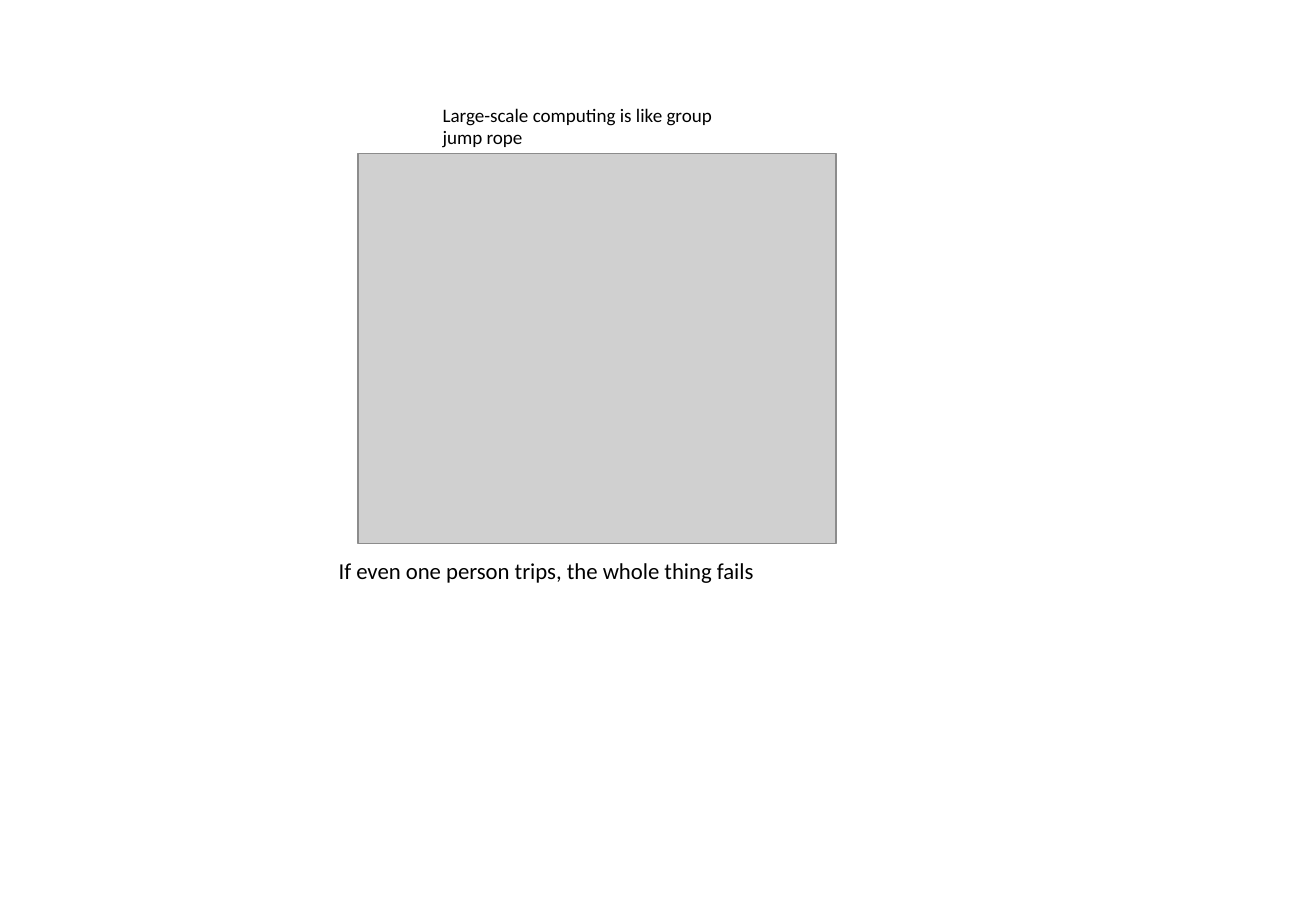
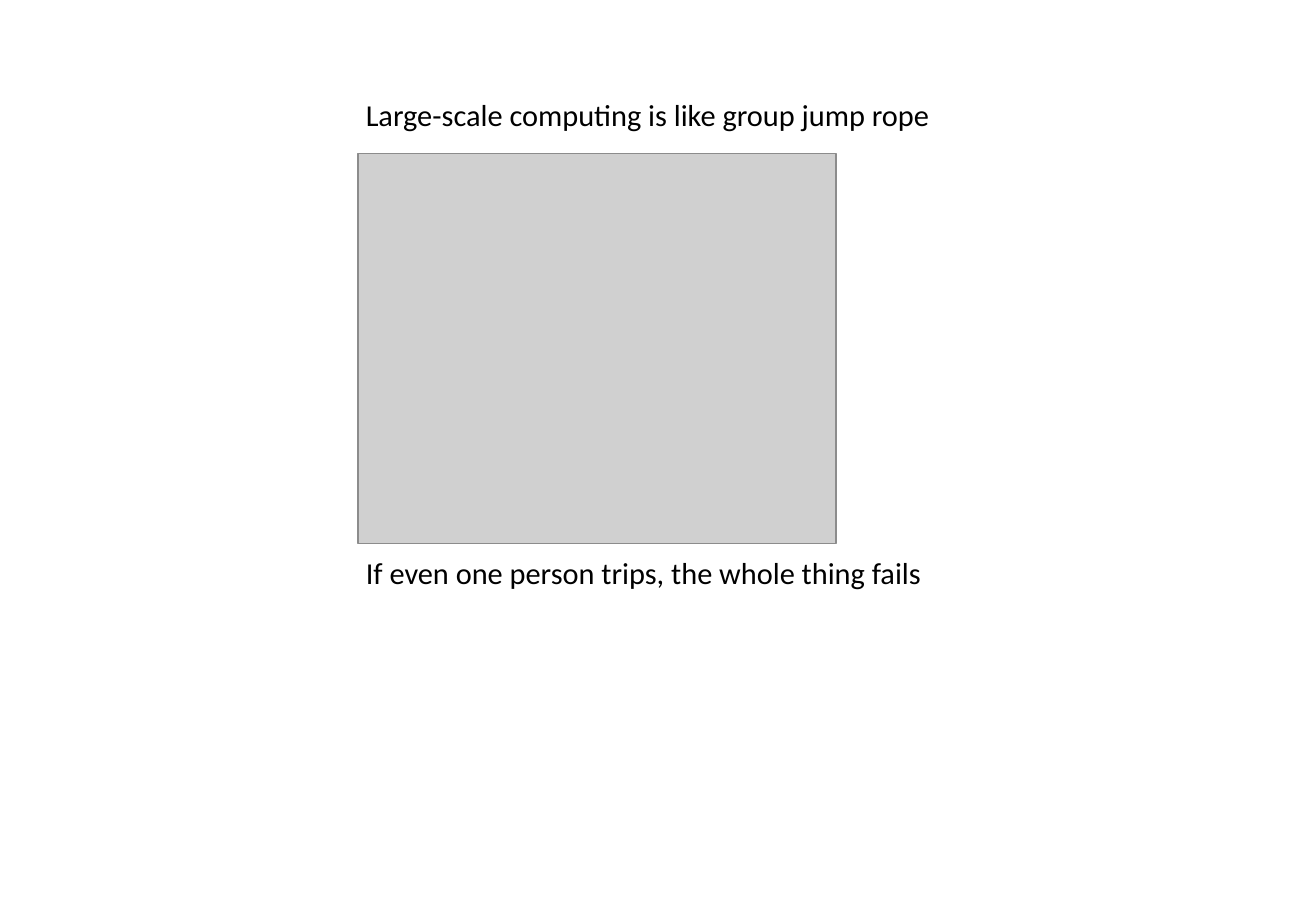
Before and after one commit to kaityo256/sevendayshpc, a slide deck: slide 6 of site-assets/sources/day2/fig-ja-en.pptx. Drawn at 1316x911 pixels with LibreOffice and Linux fonts; fonts in the diff are those of the drawing; grey boxes stand for pictures. Boxes give left, top, right and bottom in pixels: in the first picture for what was removed or moved away, otherwise in the second. Text is boxed around its words. In the diff, an @@ line names an element or a change of style, - is before the commit and + after.

```diff
--- a/site-assets/sources/day2/fig-ja-en.pptx
+++ b/site-assets/sources/day2/fig-ja-en.pptx
@@ text "Large-scale computing is like group ...": place and size @@
-text "Large-scale computing is like group ..." at [443,108,712,148]
+text "Large-scale computing is like group ..." at [366,105,929,132]
@@ text "Large-scale computing is like group ..." at [366,105,929,132]: size 11.2 to 18 pt @@
@@ text "If even one person trips, ...": place and size @@
-text "If even one person trips, ..." at [339,563,754,583]
+text "If even one person trips, ..." at [366,563,921,590]
@@ text "If even one person trips, ..." at [366,563,921,590]: size 13.5 to 18 pt @@
```
Also in this commit, not shown: 6 other slides changed, 10 other files.
